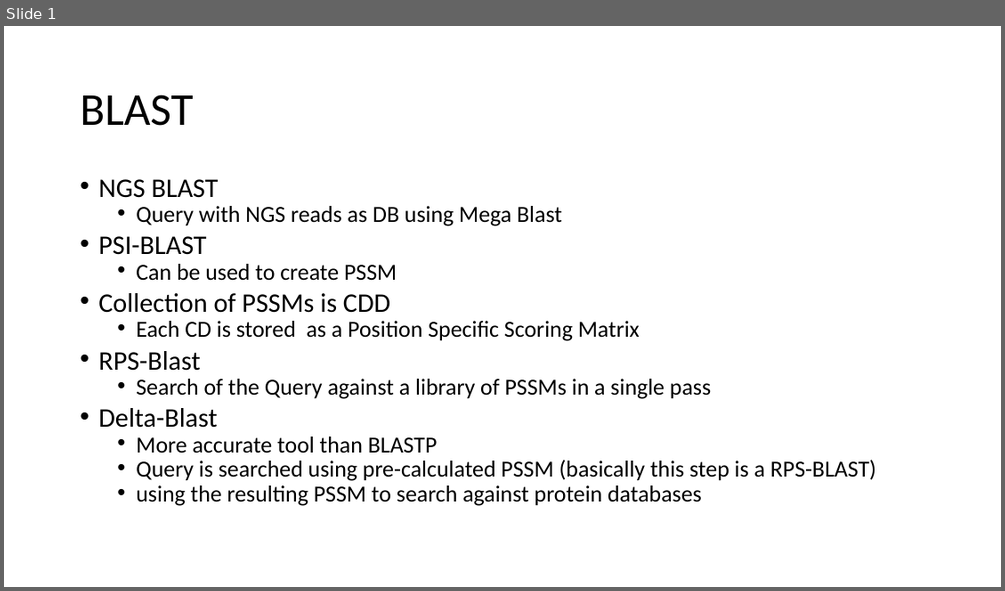
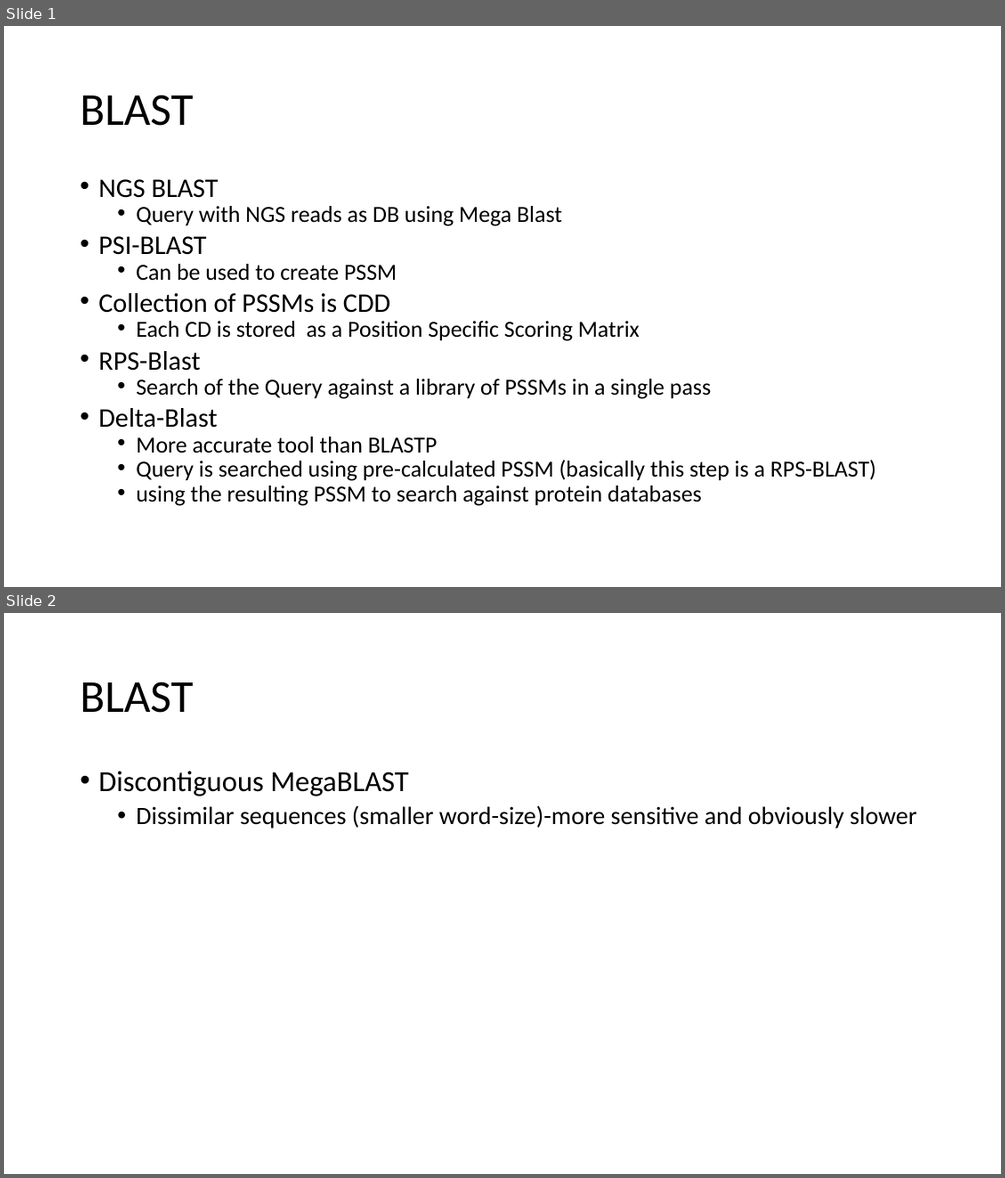
Before and after one commit to hoodcollege/BIFX550_Spring2020, a slide deck: C9/BLAST-Overview.pptx. Shown one above the other, each under a label of ours: slide 1 before the commit, slides 1 and 2 after it. The pictures are 1005x591 and 1005x1178 pixels, drawn with LibreOffice and Linux fonts; fonts in the diff are those of the drawing. Boxes give left, top, right and bottom in pixels: in the first picture for what was removed or moved away, otherwise in the second. Text is boxed around its words. In the diff, an @@ line names an element or a change of style, - is before the commit and + after.

Commit message:
minor edits

```diff
--- a/C9/BLAST-Overview.pptx
+++ b/C9/BLAST-Overview.pptx
@@ slide 2 added at box(4, 613, 1001, 1174), background #FFFFFF @@
@@ title added at box(80, 682, 193, 713), 44 pt, text #000000 @@
+BLAST
@@ text added at box(98, 771, 916, 828), 24 pt, text #000000 @@
+• Discontiguous MegaBLAST
+  • Dissimilar sequences (smaller word-size)-more sensitive and obviously slower
```
